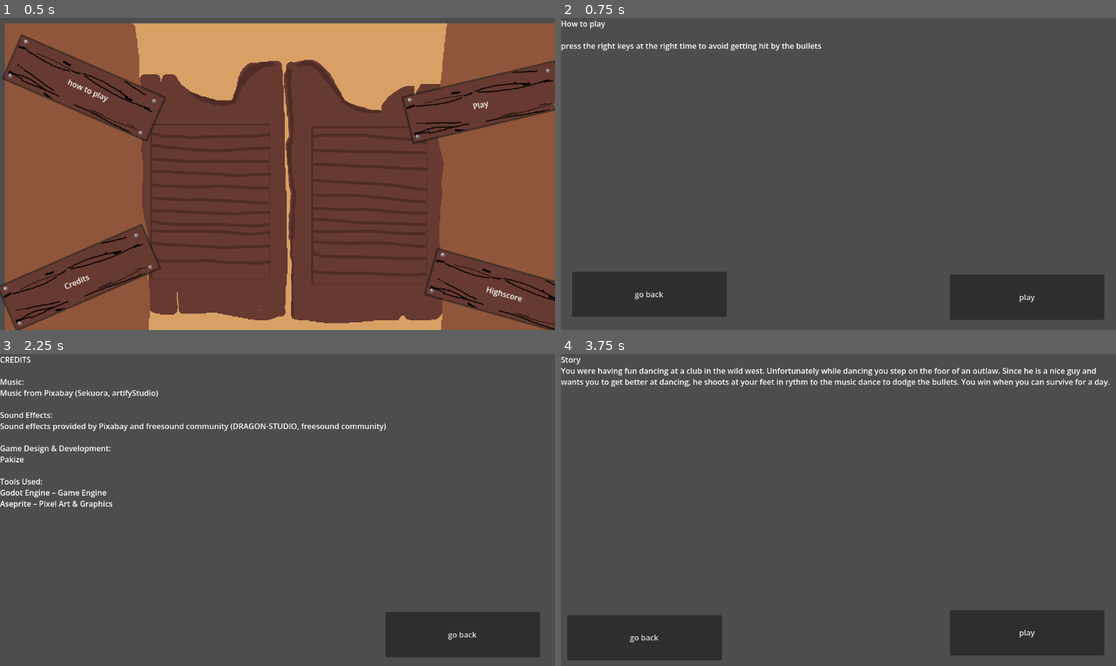
Above: before the commit, frames 1-4 (two rows, left to right).
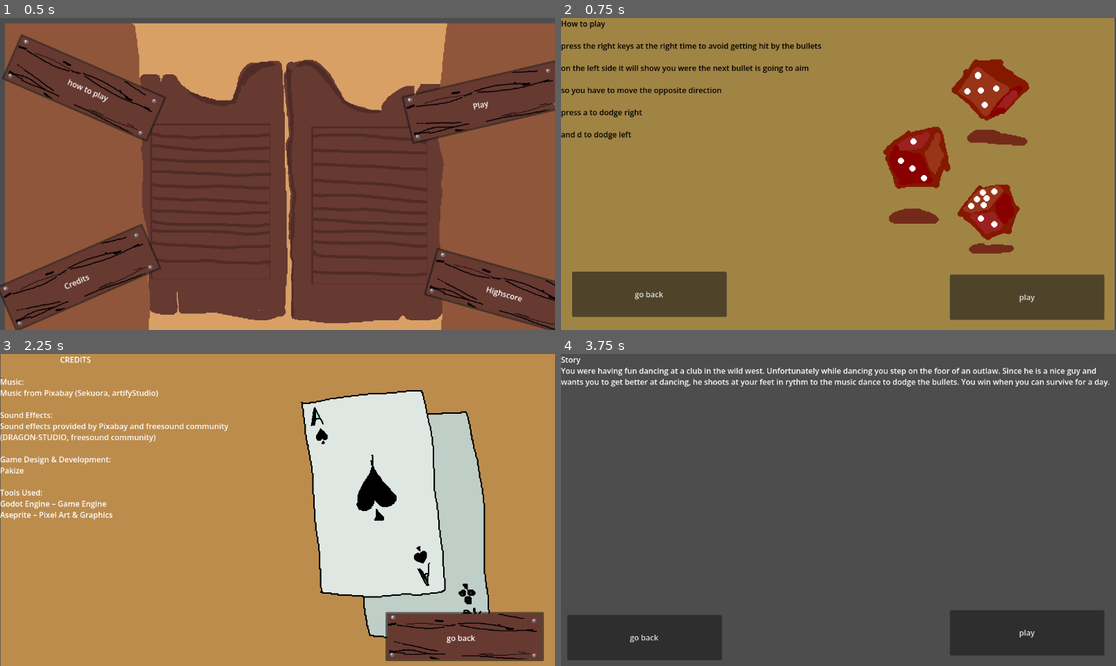
Above: after the commit, the same moments.

Repository: pakized/dancing-in-the-wild-west
Game: Godot game, scene res://Scenes/Menu/MainMenu.tscn
Same seed, same stepped clock (60 frames per second), same inputs: the game is played once before the commit and once after it.
Inputs:
- Up to frame 1 (0.5 s): no input
- Up to frame 2 (0.75 s): click "how to play" at 0.5 s
- Up to frame 3 (2.25 s): click "go back" at 1.25 s; click "Credits" at 2 s
- Up to frame 4 (3.75 s): click "go back" at 2.75 s; click "Play" at 3.5 s

Frame 1 is identical in both runs. In frame 2, 100% of the frame differs, in the area x 0-100%, y 0-100%; in frame 3, 99%; in frame 4, nothing differs.

Commit message:
mod how to play to make it look cooler

Diff:
--- a/Scenes/Menu/HowToPlay.tscn
+++ b/Scenes/Menu/HowToPlay.tscn
@@ -1,6 +1,7 @@
 [gd_scene format=3 uid="uid://c1spkr02ign27"]
 
 [ext_resource type="Script" uid="uid://dlveuw2r5e1d8" path="res://Scripts/UI/HowToPlay/Controls.gd" id="1_bxjjc"]
+[ext_resource type="Texture2D" uid="uid://b5me7g0n3s52q" path="res://Assets/UI/HowToPlay.png" id="2_s6vjn"]
 
 [node name="Node2D" type="Node2D" unique_id=1459047982]
 
@@ -15,9 +16,18 @@
 layout_mode = 0
 offset_right = 1155.0
 offset_bottom = 646.0
+theme_override_colors/default_color = Color(0, 0, 0, 1)
 text = "How to play
 
 press the right keys at the right time to avoid getting hit by the bullets
+
+on the left side it will show you were the next bullet is going to aim
+
+so you have to move the opposite direction
+
+press a to dodge right
+
+and d to dodge left
 "
 
 [node name="Button2" type="Button" parent="Control/RichTextLabel" unique_id=1471738709]
@@ -36,5 +46,10 @@
 offset_bottom = 621.0
 text = "go back"
 
+[node name="Sprite2D" type="Sprite2D" parent="." unique_id=398281234]
+z_index = -1
+position = Vector2(573, 324)
+texture = ExtResource("2_s6vjn")
+
 [connection signal="pressed" from="Control/RichTextLabel/Button2" to="Control" method="_on_button_2_pressed"]
 [connection signal="pressed" from="Control/RichTextLabel/Button3" to="Control" method="_on_button_3_pressed"]
--- a/Scenes/Menu/credits.tscn
+++ b/Scenes/Menu/credits.tscn
@@ -1,6 +1,8 @@
 [gd_scene format=3 uid="uid://dsugexdgqwdfq"]
 
 [ext_resource type="Script" uid="uid://dtwgn7tfkdh4f" path="res://Scripts/UI/Credits/control.gd" id="1_r18jl"]
+[ext_resource type="Texture2D" uid="uid://coxsk74j8bf6j" path="res://Assets/UI/ButtonMainMenu.png" id="2_2ey4j"]
+[ext_resource type="Texture2D" uid="uid://bm3a7kiy7785t" path="res://Assets/UI/Credits.png" id="2_i06gd"]
 
 [node name="Credits" type="Node2D" unique_id=328369819]
 
@@ -15,13 +17,14 @@
 layout_mode = 0
 offset_right = 1150.0
 offset_bottom = 647.0
-text = "CREDITS
+text = "                              CREDITS
 
 Music:
 Music from Pixabay (Sekuora, artifyStudio)
 
 Sound Effects:
-Sound effects provided by Pixabay and freesound community (DRAGON-STUDIO, freesound community)
+Sound effects provided by Pixabay and freesound community
+(DRAGON-STUDIO, freesound community)
 
 Game Design & Development:
 Pakize
@@ -35,6 +38,19 @@
 offset_top = 536.0
 offset_right = 1121.0
 offset_bottom = 630.0
+theme_override_icons/icon = ExtResource("2_2ey4j")
+
+[node name="Label" type="Label" parent="Button3" unique_id=212326922]
+layout_mode = 0
+offset_left = 127.0
+offset_top = 42.0
+offset_right = 167.0
+offset_bottom = 65.0
 text = "go back"
 
+[node name="Sprite2D" type="Sprite2D" parent="." unique_id=1934520090]
+z_index = -1
+position = Vector2(577, 324)
+texture = ExtResource("2_i06gd")
+
 [connection signal="pressed" from="Button3" to="Control" method="_on_button_3_pressed"]
Binary file added: Assets/UI/Credits.aseprite
Binary file added: Assets/UI/Credits.png
Not shown, added: Assets/UI/Credits.png.import
Binary file added: Assets/UI/HowToPlay.aseprite
Binary file added: Assets/UI/HowToPlay.png
Not shown, added: Assets/UI/HowToPlay.png.import
